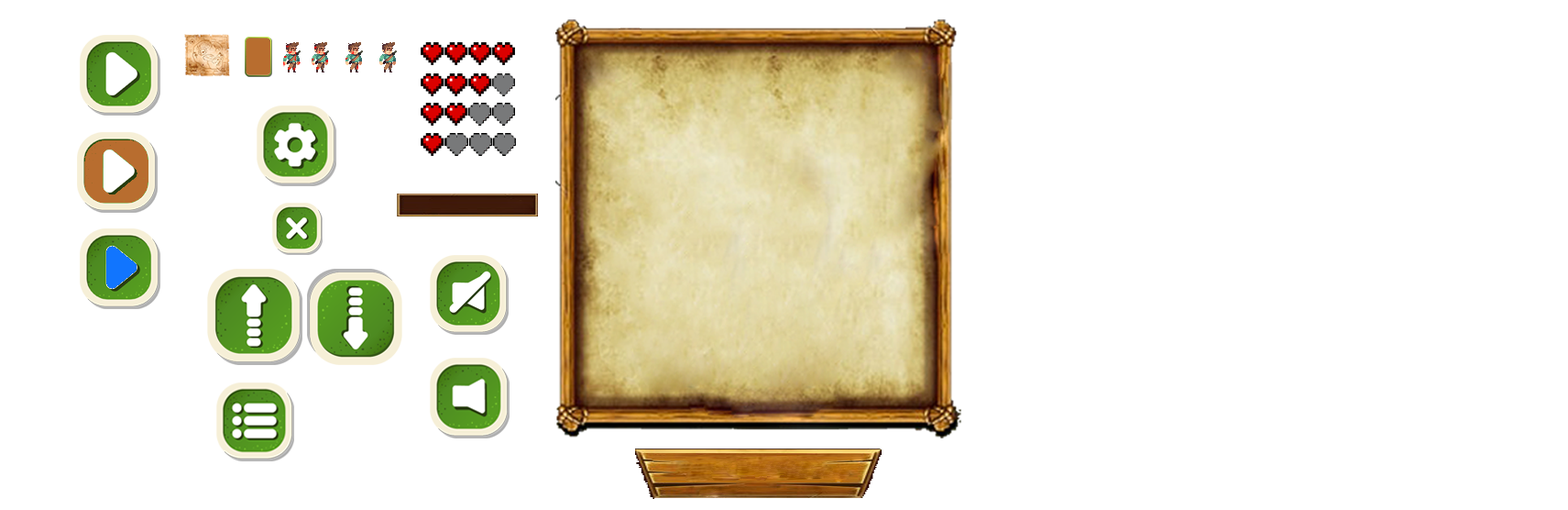
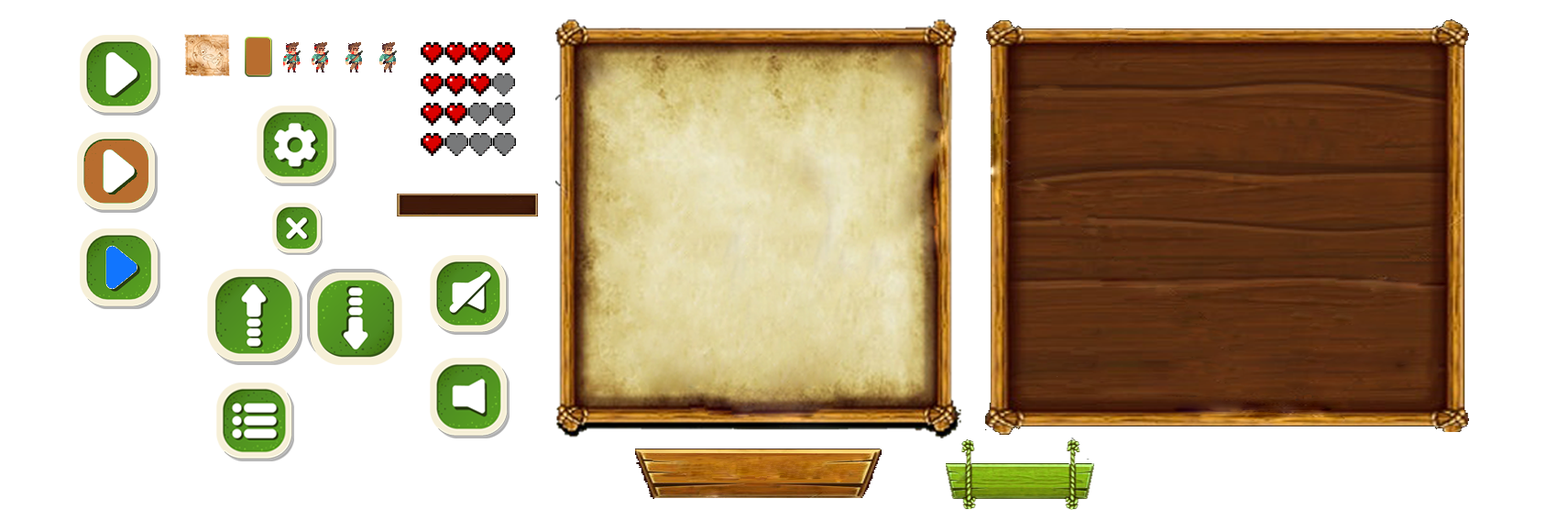
Comparing the layer stacks of the two w=1568, h=510 images. Changes:
added layer "Capa 33" above "Capa 32" over [945, 437, 1095, 510]
added layer "Capa 32" above "Capa 31" over [985, 19, 1470, 435]
